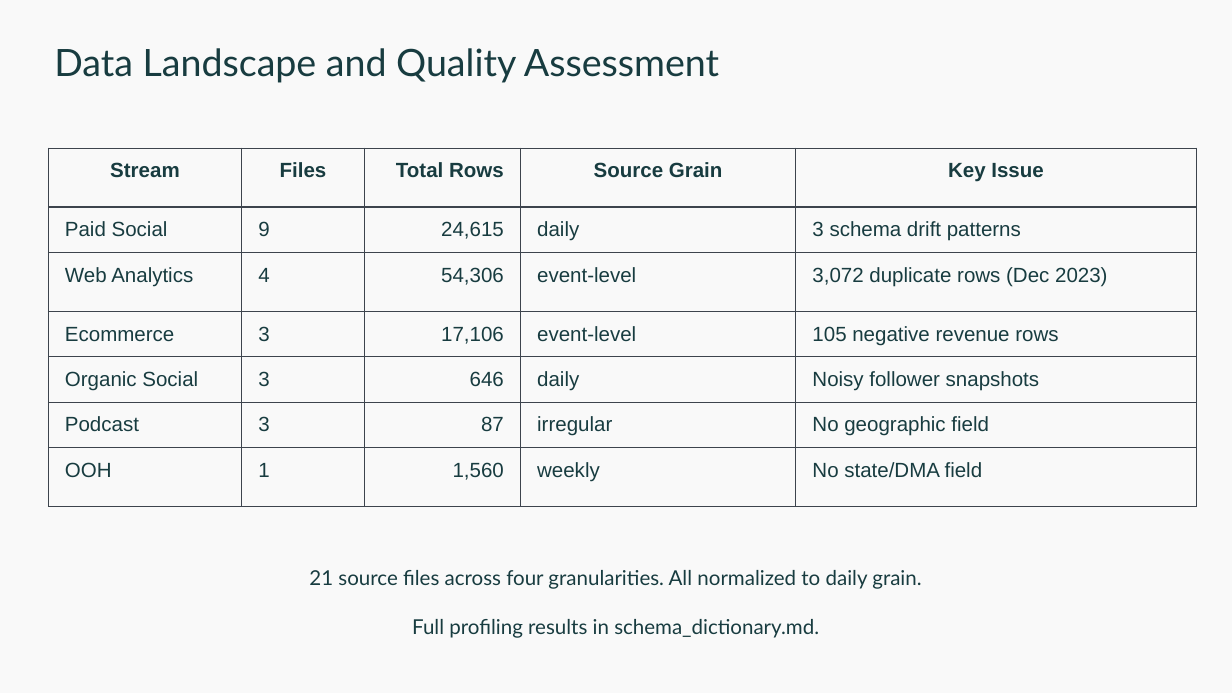
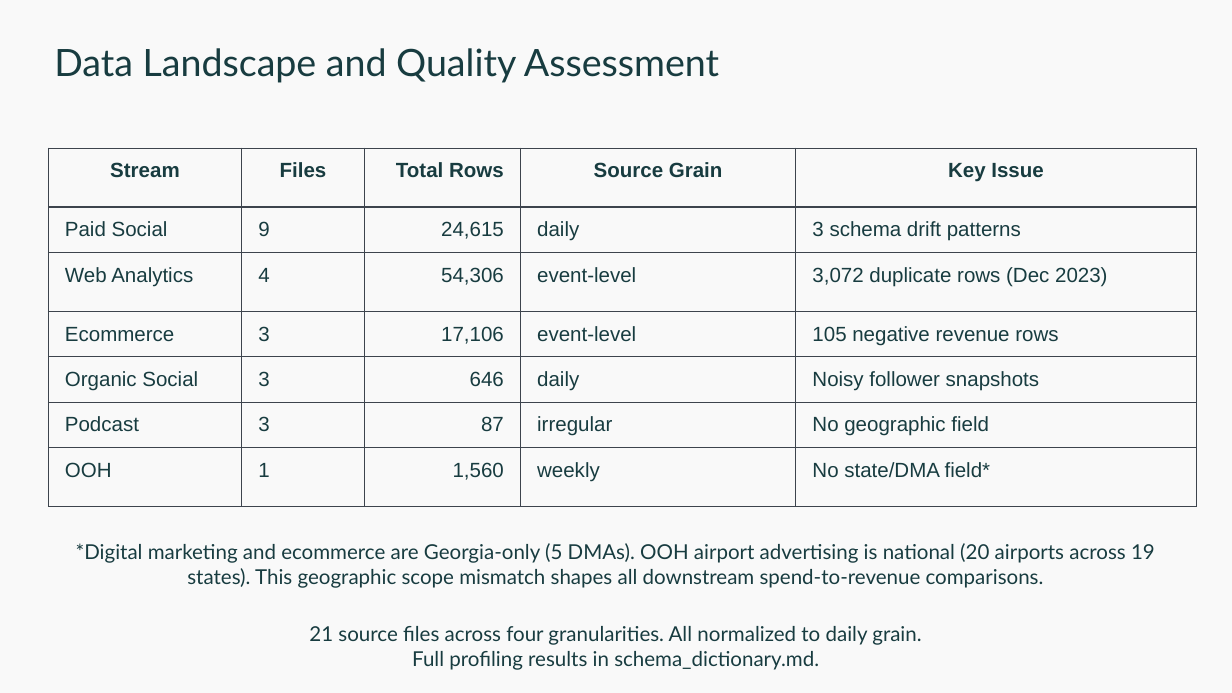
Before and after one commit to gaucho-amigo/sbelles-homework, a slide deck: slide 3 of SBelles_Assessment_Final/documentation/sbelles_assessment_deck.pptx. Drawn at 1232x693 pixels with LibreOffice and Linux fonts; fonts in the diff are those of the drawing. Boxes give left, top, right and bottom in pixels: in the first picture for what was removed or moved away, otherwise in the second. Text is boxed around its words. In the diff, an @@ line names an element or a change of style, - is before the commit and + after.

Commit message:
Re-Upload Slide Deck

```diff
--- a/SBelles_Assessment_Final/documentation/sbelles_assessment_deck.pptx
+++ b/SBelles_Assessment_Final/documentation/sbelles_assessment_deck.pptx
@@ table at [48, 148, 1195, 552] @@
-row 7, column 5: No state/DMA field
+row 7, column 5: No state/DMA field*
@@ text added at [76, 543, 1155, 588], 12 pt, text #183C40 @@
+*Digital marketing and ecommerce are Georgia-only (5 DMAs). OOH airport advertising is national (20 airports across 19 states). This geographic scope mismatch shapes all downstream spend-to-revenue comparisons.
@@ text "21 source files across four ..." rewrapped from [309, 570, 921, 638] to [309, 626, 921, 670] @@
```
Also in this commit, not shown: 1 other slide changed.
